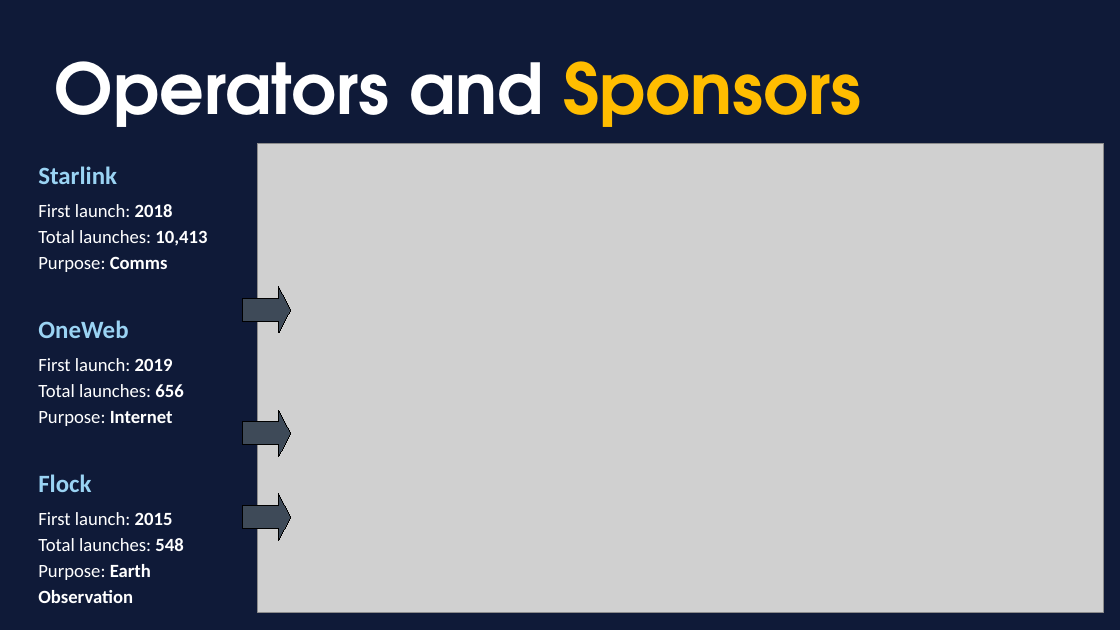
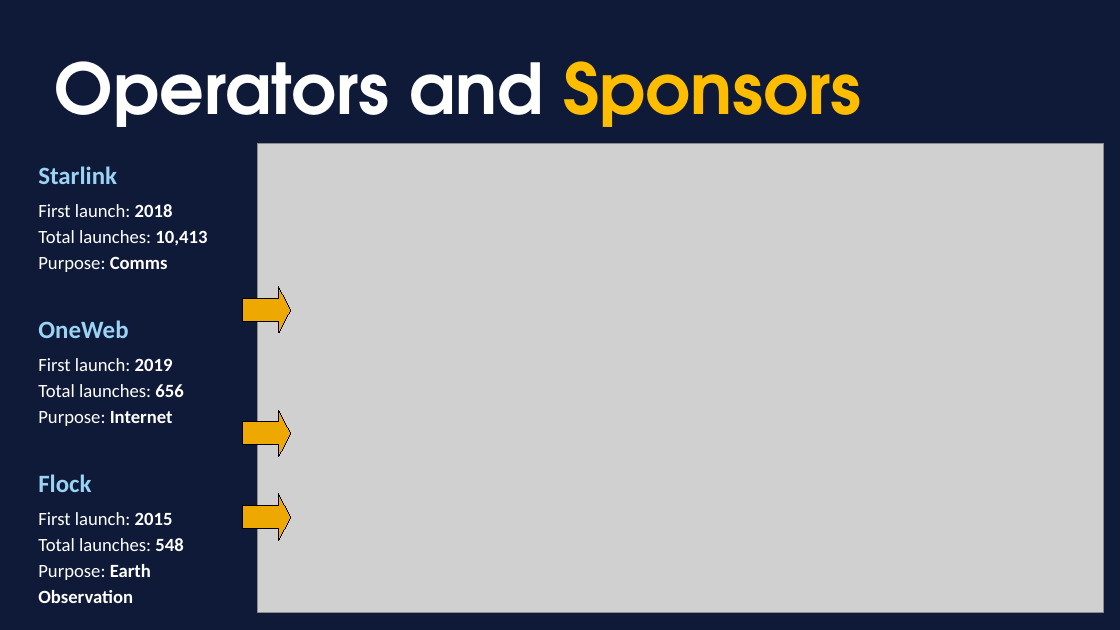
Before and after one commit to daemonchild/cardiffmet-dat5001-visualisation-of-data, a slide deck: slide 8 of assessment/presentation/DAT5001-TomRowan-ST20285213-From_Launch_to_Litter_Orbital_Overload.pptx (slide 9 before the commit). Drawn at 1120x630 pixels with LibreOffice and Linux fonts; fonts in the diff are those of the drawing; grey boxes stand for pictures. Boxes give left, top, right and bottom in pixels: in the first picture for what was removed or moved away, otherwise in the second. Text is boxed around its words. In the diff, an @@ line names an element or a change of style, - is before the commit and + after.

```diff
--- a/assessment/presentation/DAT5001-TomRowan-ST20285213-From_Launch_to_Litter_Orbital_Overload.pptx
+++ b/assessment/presentation/DAT5001-TomRowan-ST20285213-From_Launch_to_Litter_Orbital_Overload.pptx
@@ fill #3E4A58 to #EDA802 in 3 elements at [242, 287, 291, 333], [242, 410, 291, 456], [242, 494, 291, 540] @@
```
Also in this commit, not shown: 3 other slides changed, 1 other file.
